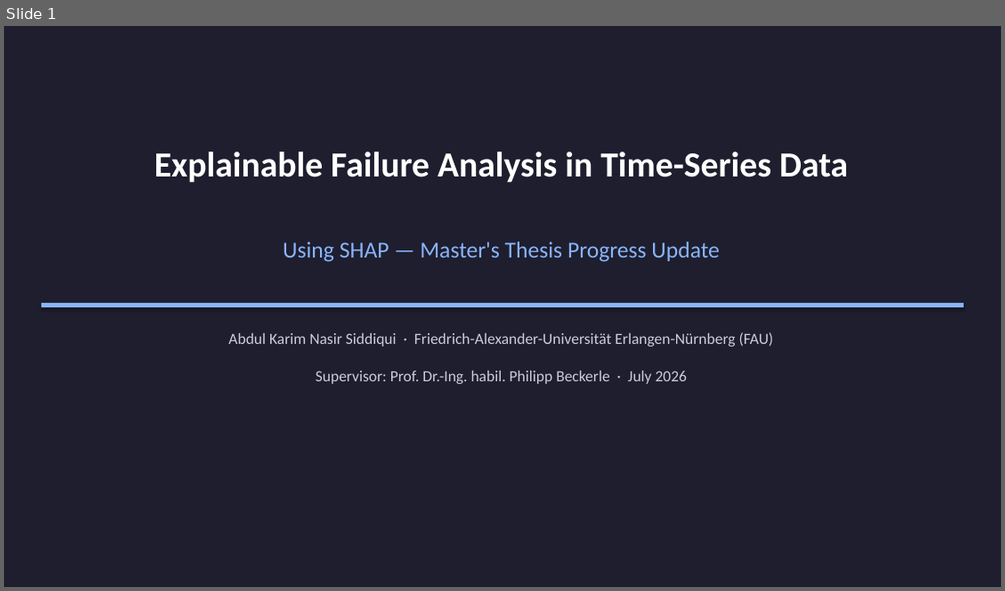
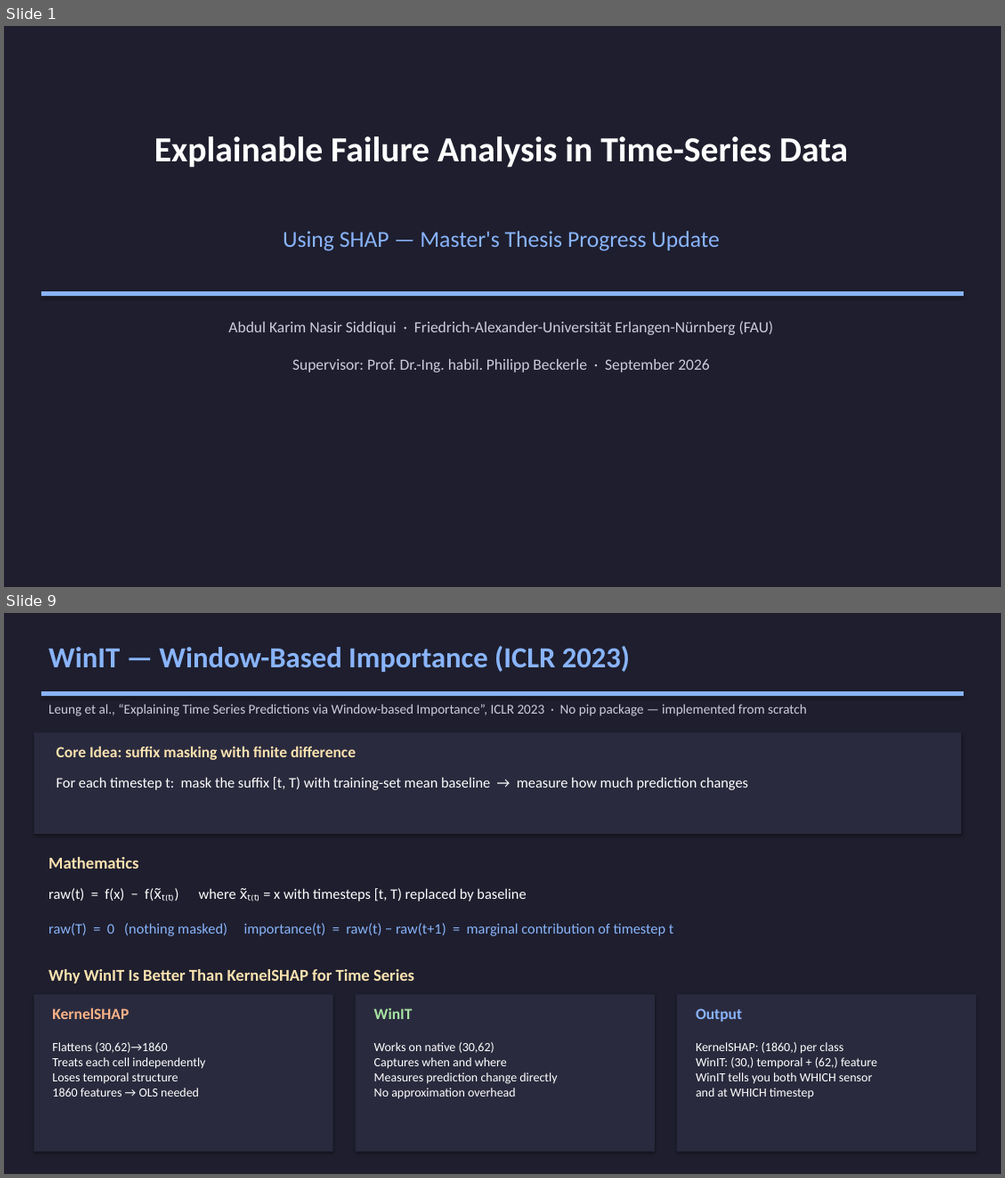
Before and after one commit to karimnasir553/MA_Siddiqui, a slide deck: MA_Siddiqui_Progress.pptx. Shown one above the other, each under a label of ours: slide 1 before the commit, slides 1 and 9 after it; the slides between them are not shown. The pictures are 1005x591 and 1005x1178 pixels, drawn with LibreOffice and Linux fonts; fonts in the diff are those of the drawing. Boxes give left, top, right and bottom in pixels: in the first picture for what was removed or moved away, otherwise in the second. Text is boxed around its words. In the diff, an @@ line names an element or a change of style, - is before the commit and + after.

```diff
--- a/MA_Siddiqui_Progress.pptx
+++ b/MA_Siddiqui_Progress.pptx
@@ slide 9 added at <box>4,613,1001,1174</box>, background #FFFFFF @@
@@ rectangle added at <box>4,613,1001,1174</box>, fill #1E1E2E @@
@@ text added at <box>48,646,630,672</box>, 28 pt, text #89B4FA, bold @@
+WinIT — Window-Based Importance (ICLR 2023)
@@ rectangle added at <box>41,691,963,696</box>, fill #89B4FA @@
@@ text added at <box>48,704,807,716</box>, 13 pt, text #CCCCDD @@
+Leung et al., “Explaining Time Series Predictions via Window-based Importance”, ICLR 2023 · No pip package — implemented from scratch
@@ rectangle added at <box>34,732,961,834</box>, fill #2A2A3E @@
@@ text added at <box>57,746,356,760</box>, 15 pt, text #F9E2AF, bold @@
+Core Idea: suffix masking with finite difference
@@ text added at <box>57,777,748,790</box>, 14 pt, text #FFFFFF @@
+For each timestep t: mask the suffix [t, T) with training-set mean baseline → measure how much prediction changes
@@ text added at <box>48,857,138,868</box>, 16 pt, text #F9E2AF, bold @@
+Mathematics
@@ text added at <box>48,888,526,901</box>, 14 pt, text #FFFFFF @@
+raw(t) = f(x) − f(x̃ₜ₍ₜ₎) where x̃ₜ₍ₜ₎ = x with timesteps [t, T) replaced by baseline
@@ text added at <box>48,923,673,936</box>, 14 pt, text #89B4FA @@
+raw(T) = 0 (nothing masked) importance(t) = raw(t) − raw(t+1) = marginal contribution of timestep t
@@ text added at <box>48,969,414,983</box>, 16 pt, text #F9E2AF, bold @@
+Why WinIT Is Better Than KernelSHAP for Time Series
@@ rectangle added at <box>34,995,333,1151</box>, fill #2A2A3E @@
@@ text added at <box>52,1007,129,1019</box>, 15 pt, text #FAB387, bold @@
+KernelSHAP
@@ rectangle added at <box>356,995,655,1151</box>, fill #2A2A3E @@
@@ text added at <box>374,1008,413,1019</box>, 15 pt, text #A6E3A1, bold @@
+WinIT
@@ rectangle added at <box>677,995,976,1151</box>, fill #2A2A3E @@
@@ text added at <box>696,1008,742,1022</box>, 15 pt, text #89B4FA, bold @@
+Output
@@ text added at <box>52,1042,205,1096</box>, 12 pt, text #FFFFFF @@
+Flattens (30,62)→1860
+Treats each cell independently
+Loses temporal structure
+1860 features → OLS needed
@@ text added at <box>374,1042,557,1099</box>, 12 pt, text #FFFFFF @@
+Works on native (30,62)
+Captures when and where
+Measures prediction change directly
+No approximation overhead
@@ text added at <box>696,1042,877,1098</box>, 12 pt, text #FFFFFF @@
+KernelSHAP: (1860,) per class
+WinIT: (30,) temporal + (62,) feature
+WinIT tells you both WHICH sensor
+and at WHICH timestep
@@ slide 1 changed as well @@
@@ 3 texts, 1 rectangle: place and size @@
-3 texts, 1 rectangle at <box>41,151,963,346</box>
+3 texts, 1 rectangle at <box>41,136,963,335</box>
@@ text at <box>292,359,709,372</box>: text changed @@
-Supervisor: Prof. Dr.-Ing. habil. Philipp Beckerle · July 2026
+Supervisor: Prof. Dr.-Ing. habil. Philipp Beckerle · September 2026
```
Also in this commit, not shown: 2 other slides changed, 10 other slides added, 14 slides removed, 1 other file.
